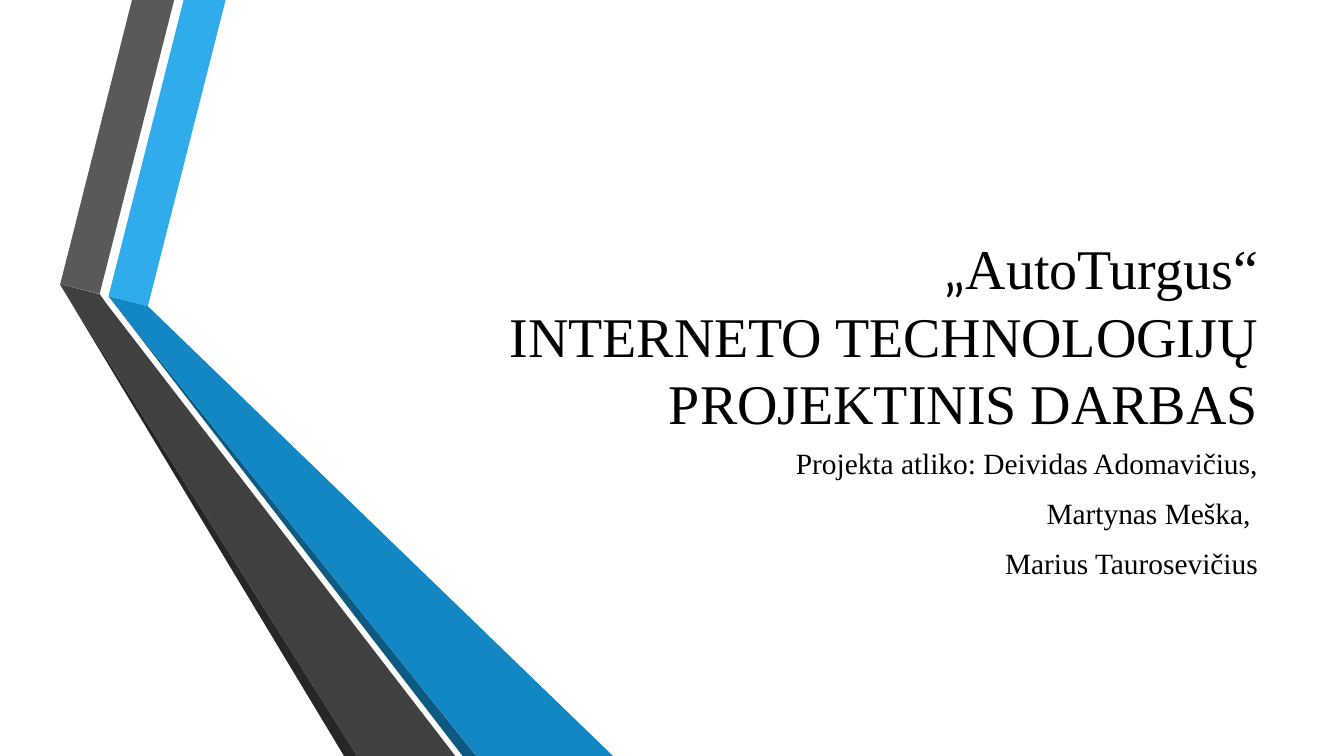
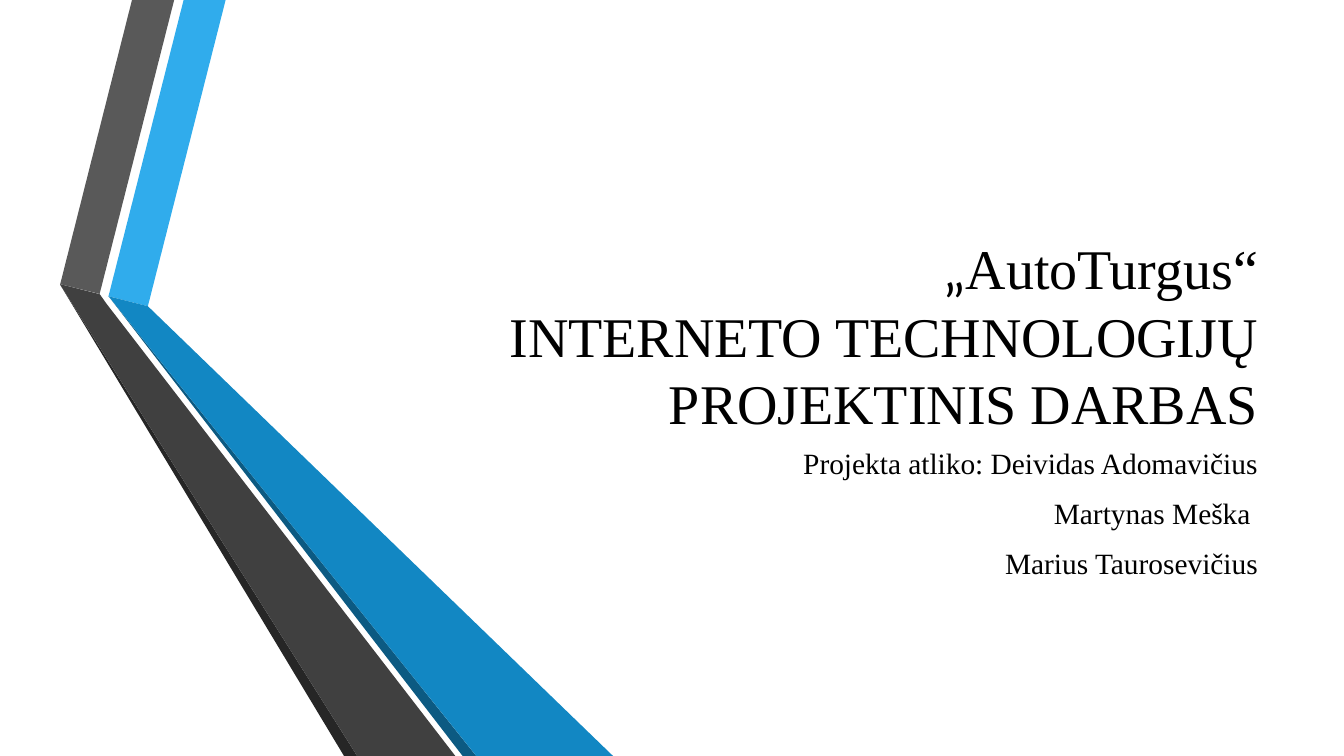
Before and after one commit to HellCatt806/AutoTurgus-projektas, a slide deck: slide 1 of New-Microsoft-PowerPoint-Presentation.pptx. Drawn at 1344x756 pixels with LibreOffice and Linux fonts; fonts in the diff are those of the drawing; background and template pictures are left out. Boxes give left, top, right and bottom in pixels: in the first picture for what was removed or moved away, otherwise in the second. Text is boxed around its words. In the diff, an @@ line names an element or a change of style, - is before the commit and + after.

```diff
--- a/New-Microsoft-PowerPoint-Presentation.pptx
+++ b/New-Microsoft-PowerPoint-Presentation.pptx
@@ subtitle at bbox=[803, 453, 1258, 530]: text changed @@
-Projekta atliko: Deividas Adomavičius,
-Martynas Meška,
+Projekta atliko: Deividas Adomavičius
+Martynas Meška
```
Also in this commit, not shown: 1 other slide changed.
